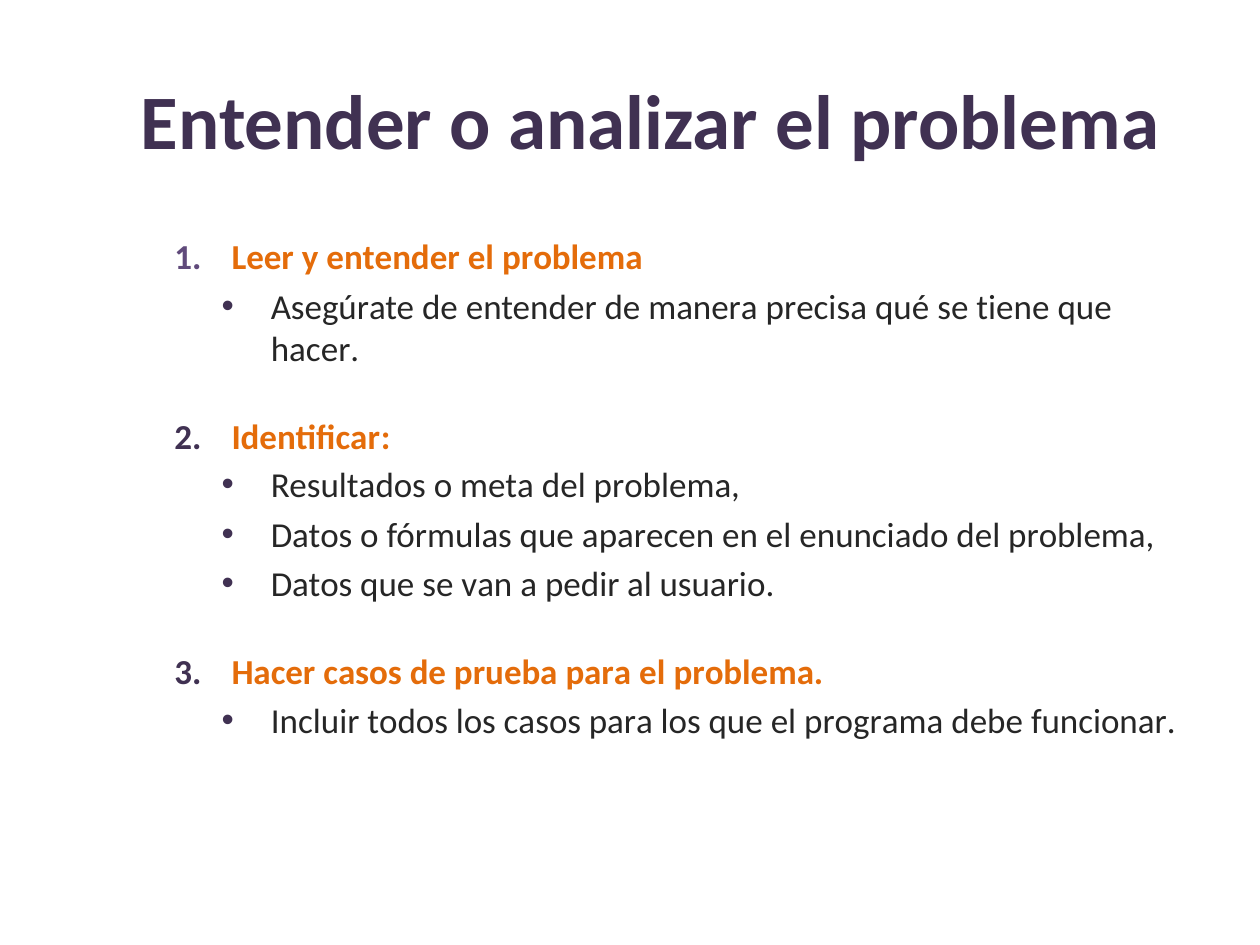
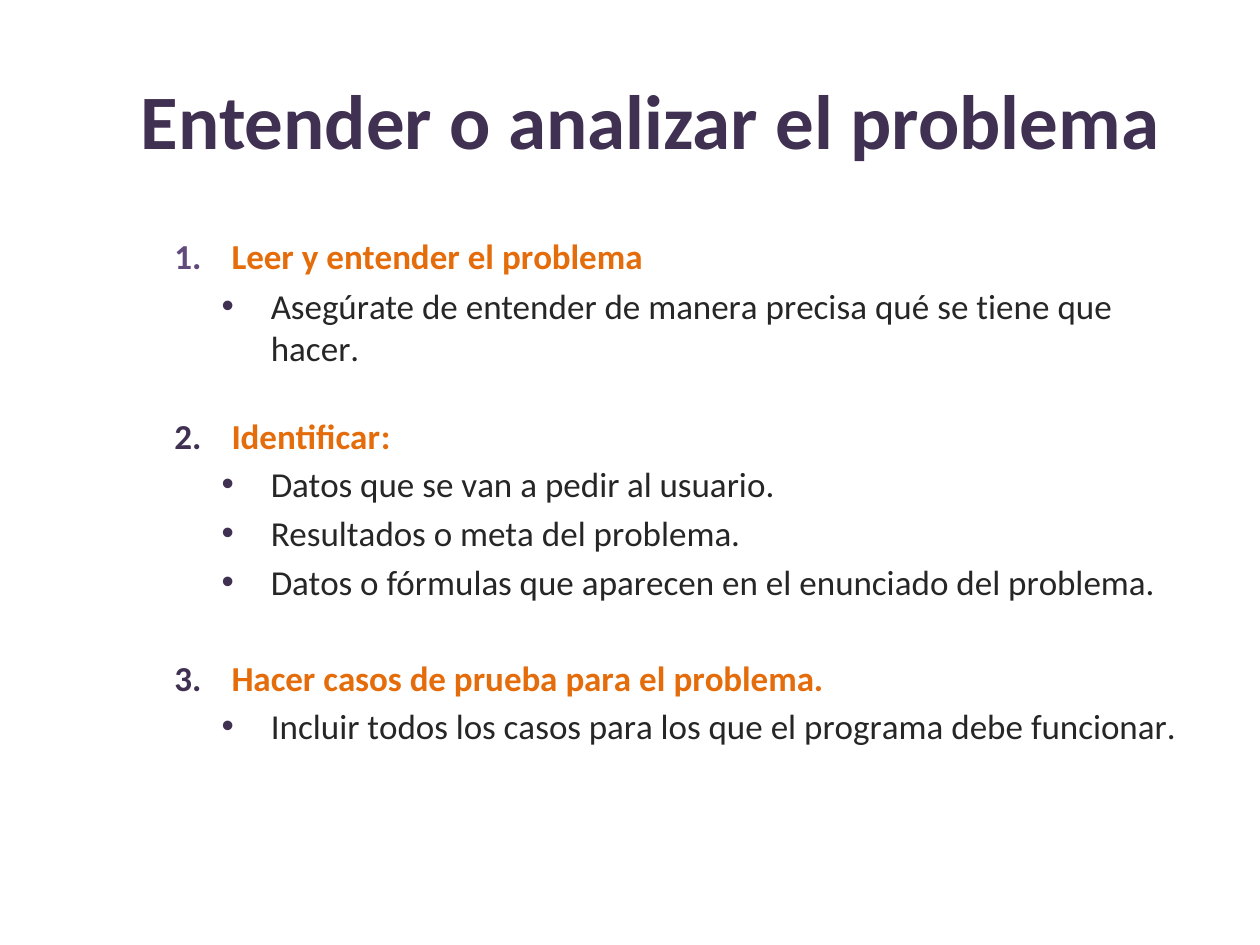
Before and after one commit to lizetheP/PensamientoC, a slide deck: slide 4 of calendario/documentos/1_Introduccion.pptx. Drawn at 1260x945 pixels with LibreOffice and Linux fonts; fonts in the diff are those of the drawing. Boxes give left, top, right and bottom in pixels: in the first picture for what was removed or moved away, otherwise in the second. Text is boxed around its words. In the diff, an @@ line names an element or a change of style, - is before the commit and + after.

```diff
--- a/calendario/documentos/1_Introduccion.pptx
+++ b/calendario/documentos/1_Introduccion.pptx
@@ text at box(271, 472, 1154, 553): paragraphs removed @@
-  • Resultados o meta del problema,
-  • Datos o fórmulas que aparecen en el enunciado del problema,
@@ text at box(271, 472, 775, 503): more space between paragraphs @@
@@ text at box(271, 521, 1154, 601): paragraphs added @@
+  • Resultados o meta del problema.
+  • Datos o fórmulas que aparecen en el enunciado del problema.
```
Also in this commit, not shown: 1 other slide changed, 3 slides removed, 12 other files.
